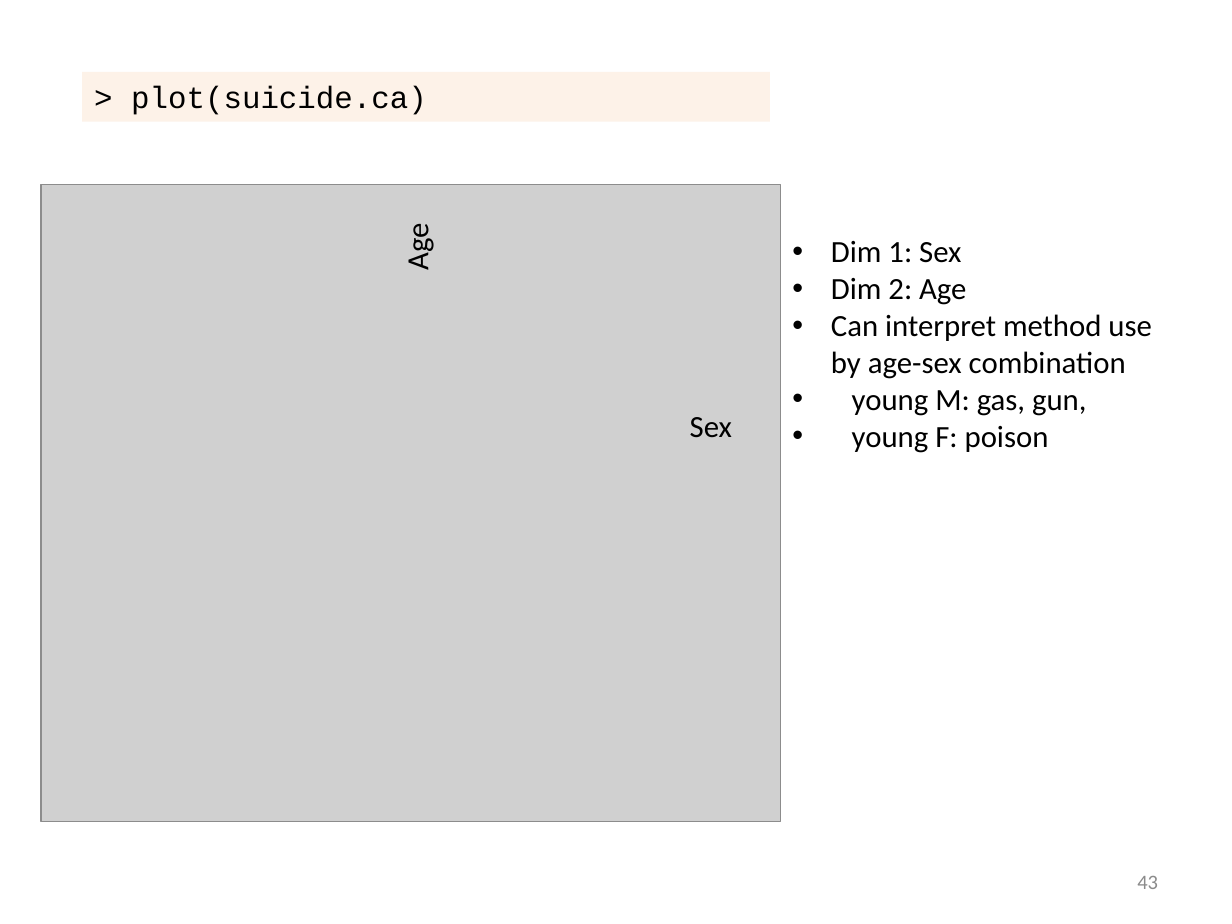
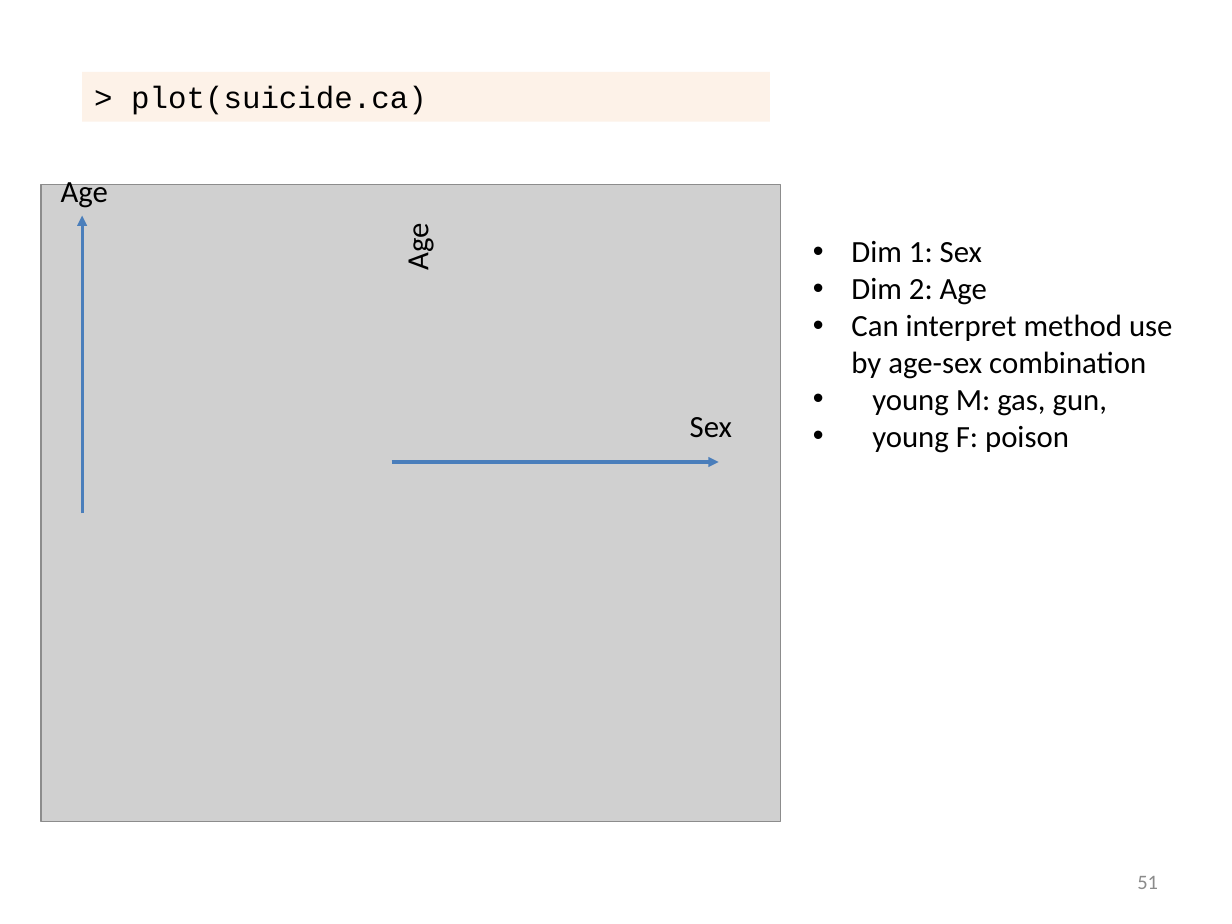
Before and after one commit to friendly/psy6136, a slide deck: slide 51 of lectures/05-Corresp.pptx (slide 43 before the commit). Drawn at 1232x924 pixels with LibreOffice and Linux fonts; fonts in the diff are those of the drawing; grey boxes stand for pictures. Boxes give left, top, right and bottom in pixels: in the first picture for what was removed or moved away, otherwise in the second. Text is boxed around its words. In the diff, an @@ line names an element or a change of style, - is before the commit and + after.

```diff
--- a/lectures/05-Corresp.pptx
+++ b/lectures/05-Corresp.pptx
@@ text added at [61, 176, 108, 208], 18 pt, text #000000 @@
+Age
@@ arrow added from (83, 514) to (83, 216), #4B7EBC 1.75 pt @@
@@ text "Dim 1: Sex": place and size @@
-text "Dim 1: Sex" at [831, 241, 1151, 453]
+text "Dim 1: Sex" at [851, 241, 1172, 453]
@@ arrow added from (392, 462) to (718, 462), #4B7EBC 1.75 pt @@
@@ page number at [1137, 876, 1158, 889]: text changed @@
-43
+51
```
Also in this commit, not shown: 9 other slides changed, 8 slides added, 5 other files.
